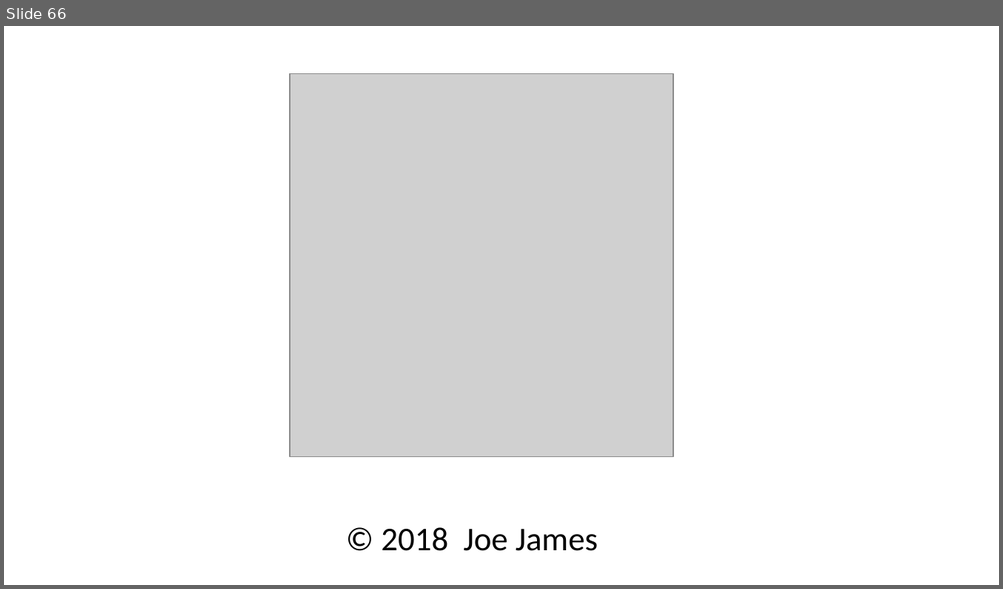
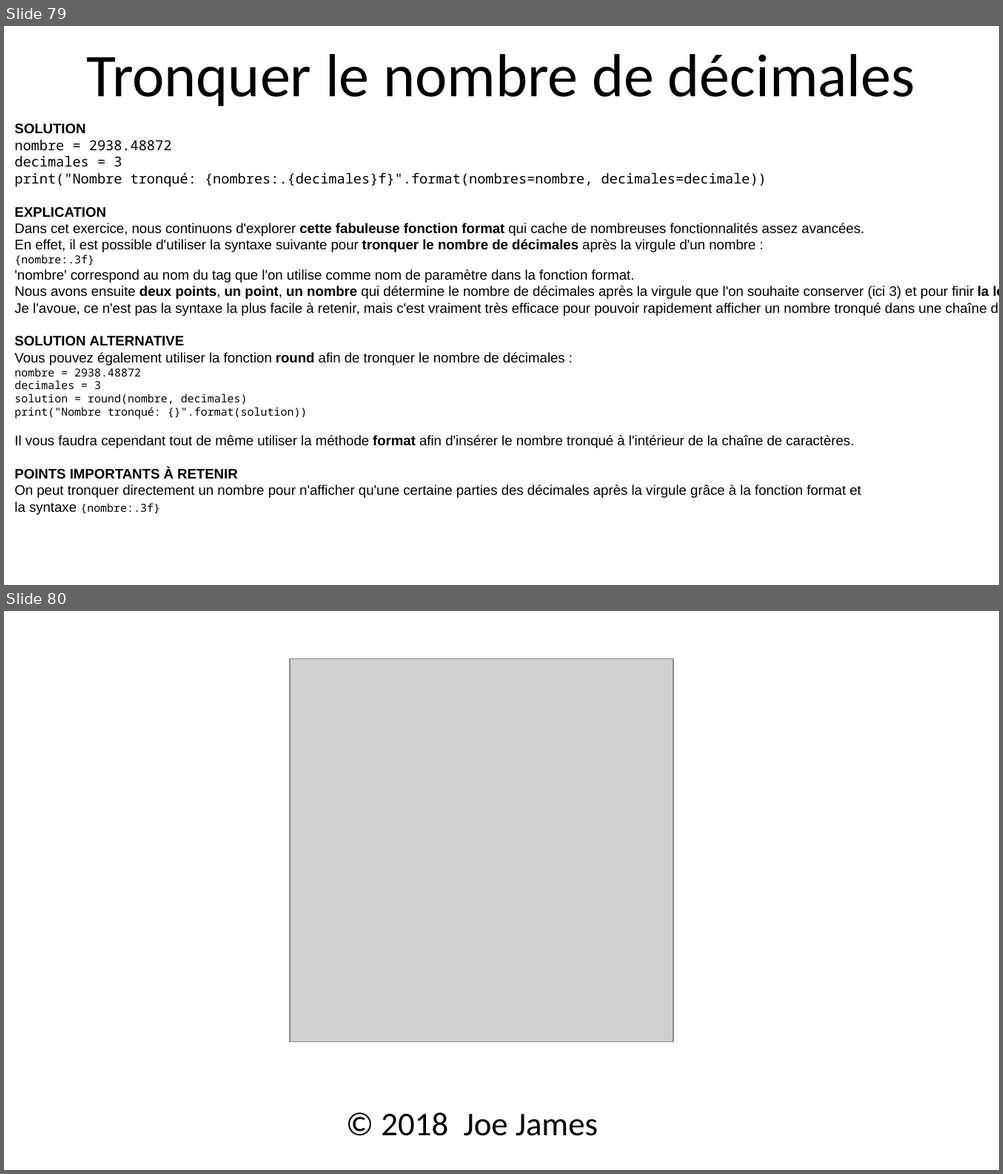
Before and after one commit to julienPalleau/Udemy, a slide deck: PythonParLaPratique 101 exercices/Python in 90 minutes [Enregistrement automatique].pptx. Shown one above the other, each under a label of ours: slide 66 before the commit, slides 79 and 80 after it. The pictures are 1003x589 and 1003x1174 pixels, drawn with LibreOffice and Linux fonts; fonts in the diff are those of the drawing; grey boxes stand for pictures. Boxes give left, top, right and bottom in pixels: in the first picture for what was removed or moved away, otherwise in the second. Text is boxed around its words. In the diff, an @@ line names an element or a change of style, - is before the commit and + after.

Commit message:
update tronquer le nombre decimales

```diff
--- a/PythonParLaPratique 101 exercices/Python in 90 minutes [Enregistrement automatique].pptx
+++ b/PythonParLaPratique 101 exercices/Python in 90 minutes [Enregistrement automatique].pptx
@@ slide 79 added at box(4, 26, 999, 585), background #FFFFFF @@
@@ title added at box(86, 54, 915, 107), 44 pt, text #000000 @@
+Tronquer le nombre de décimales
@@ text added at box(14, 124, 999, 515), 10 pt, text #000000 @@
+SOLUTION
+nombre = 2938.48872
+decimales = 3
+print("Nombre tronqué: {nombres:.{decimales}f}".format(nombres=nombre, decimales=decimale))
+EXPLICATION
+Dans cet exercice, nous continuons d'explorer cette fabuleuse fonction format qui cache de nombreuses fonctionnalités assez avancées.
+En effet, il est possible d'utiliser la syntaxe suivante pour tronquer le nombre de décimales après la virgule d'un nombre :
+{nombre:.3f}
+'nombre' correspond au nom du tag que l'on utilise comme nom de paramètre dans la fonction format.
+Nous avons ensuite deux points, un point, un nombre qui détermine le nombre de décimales après la virgule que l'on souhaite conserver (ici 3) et pour finir la lettre f.
+Je l'avoue, ce n'est pas la syntaxe la plus facile à retenir, mais c'est vraiment très efficace pour pouvoir rapidement afficher un nombre tronqué dans une chaîne de caractère.
+SOLUTION ALTERNATIVE
+Vous pouvez également utiliser la fonction round afin de tronquer le nombre de décimales :
+nombre = 2938.48872
+decimales = 3
+solution = round(nombre, decimales)
+print("Nombre tronqué: {}".format(solution))
+Il vous faudra cependant tout de même utiliser la méthode format afin d'insérer le nombre tronqué à l'intérieur de la chaîne de caractères.
+POINTS IMPORTANTS À RETENIR
+On peut tronquer directement un nombre pour n'afficher qu'une certaine parties des décimales après la virgule grâce à la fonction format et
+la syntaxe {nombre:.3f}.
@@ what was slide 66 is now slide 80 @@
```
Also in this commit, not shown: 13 other slides added.
